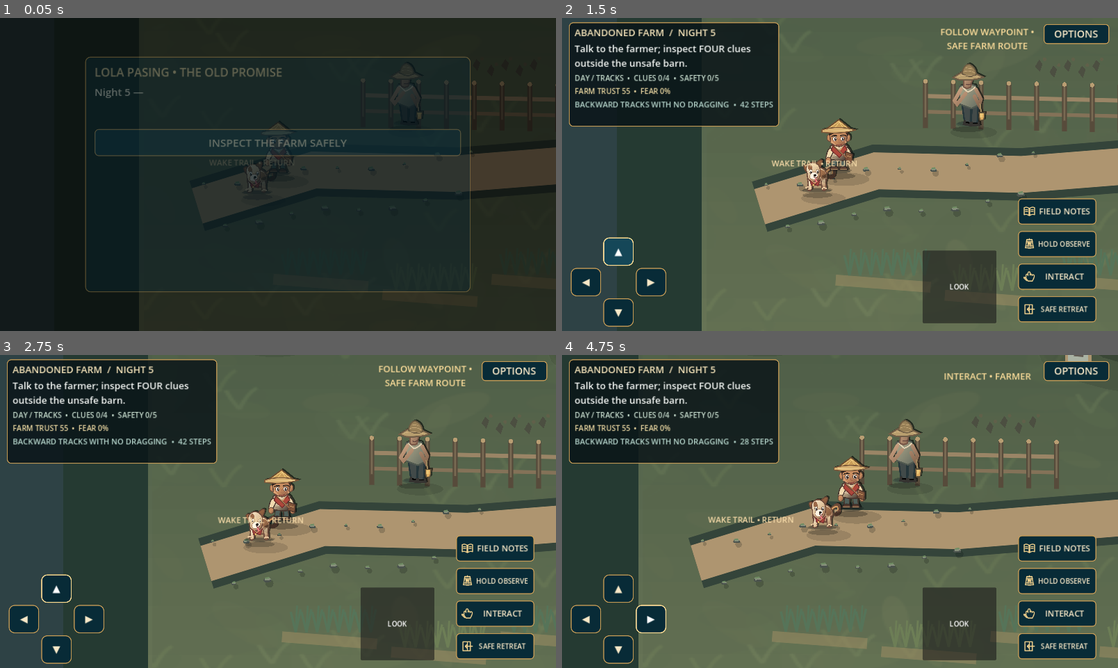
Above: before the commit, frames 1-4 (two rows, left to right).
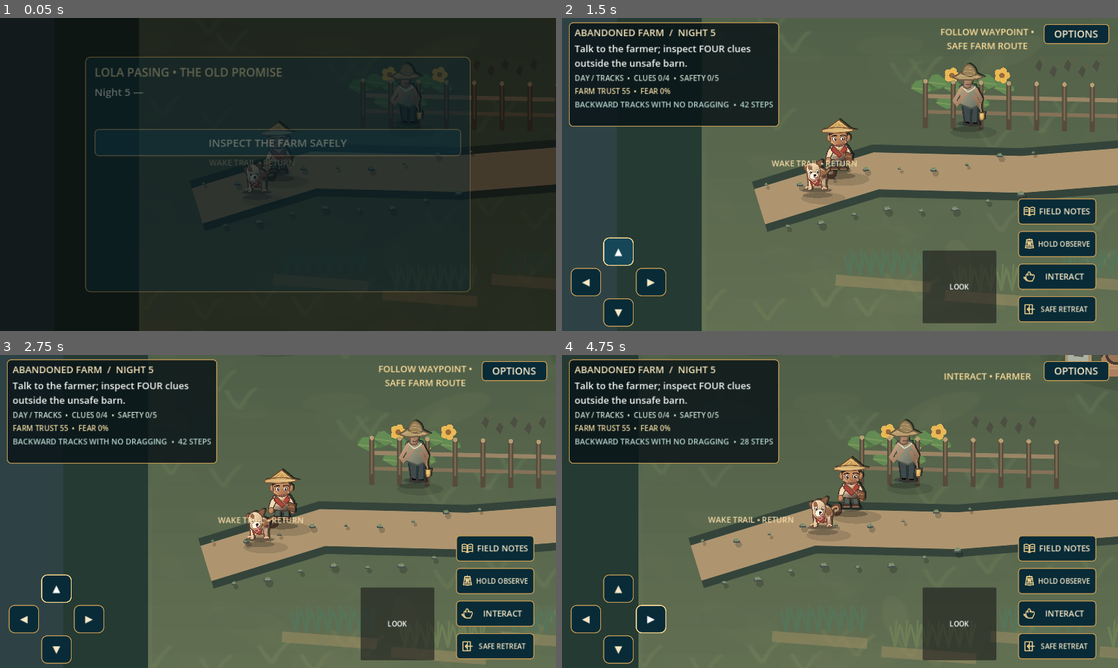
Above: after the commit, the same moments.

Repository: LokiJ07/Tabi-tabi
Game: Godot game, scene res://scenes/night05.tscn
Same seed, same stepped clock (60 frames per second), same inputs: the game is played once before the commit and once after it. This scene is started directly instead of the project's main scene.
Inputs (mouse positions are in pixels of both pictures, inside the frame that each line leads up to):
- Up to frame 1 (0.05 s): no input
- Up to frame 2 (1.5 s): click "INSPECT THE FARM SAFELY" at 0.5 s; click "▲" at 1.25 s
- Up to frame 3 (2.75 s): tap Enter (ui_accept) at 2 s; drag from (394, 624) to (333, 442) at 2.02 s
- Up to frame 4 (4.75 s): drag from (728, 527) to (812, 574) at 2.77 s; move the mouse to (895, 442) at 3.52 s; hold Right (ui_right) 3.53-4.25 s; drag from (812, 574) to (673, 464) at 4.27 s

The runs differ from the first frame. In frame 1, 0.2% of the frame differs, in the area x 68-81%, y 15-24%; in frame 2, 0.6%; in frame 3, 0.6%; in frame 4, 0.8%, in the area x 51-100%, y 0-36%.

Commit message:
feat(night5): render squash flowers and old clay keepsake in real farm world

Diff:
--- a/scripts/night05_main.gd
+++ b/scripts/night05_main.gd
@@ -321,6 +321,7 @@
 	draw_polyline(path,Color("#34443a"),116,true)
 	draw_polyline(path,Color("#ae9570"),81,true)
 	FarmArt.paint_crop_rows(self,_stage()>=2)
+	FarmArt.paint_squash_patch(self,Vector2(-650,140),_stage()>=2)
 	Landscape.trail_stones(self,RETURN_WAKE,Vector2(-355,341),17,80,_stage()>=2)
 	for at in [Vector2(-950,-445),Vector2(-835,-660),Vector2(775,-615),
 		Vector2(948,-65),Vector2(865,430)]:
@@ -343,6 +344,7 @@
 	draw_rect(Rect2(photo+Vector2(-22,-84),Vector2(45,61)),Color("#a9b2a3"))
 	draw_circle(photo+Vector2(0,-66),11,Color("#655f58"))
 	draw_line(photo+Vector2(-8,-44),photo+Vector2(12,-42),Color("#625c54"),13,true)
+	FarmArt.paint_caretaker_jar(self,photo+Vector2(84,5),_stage()>=2)
 	if story.phase == 2:
 		for id in Story.PREPARATIONS:
 			var pos: Vector2 = PREP_POS[id]
